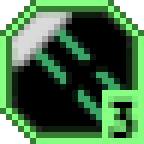
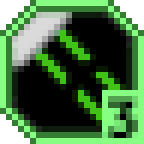
Layer changes from the first (144, 144) image to the second:
painted on "Level" over [102, 96, 138, 138]
painted on "Abgerundetes Rechteck 1" over [36, 30, 138, 138]
